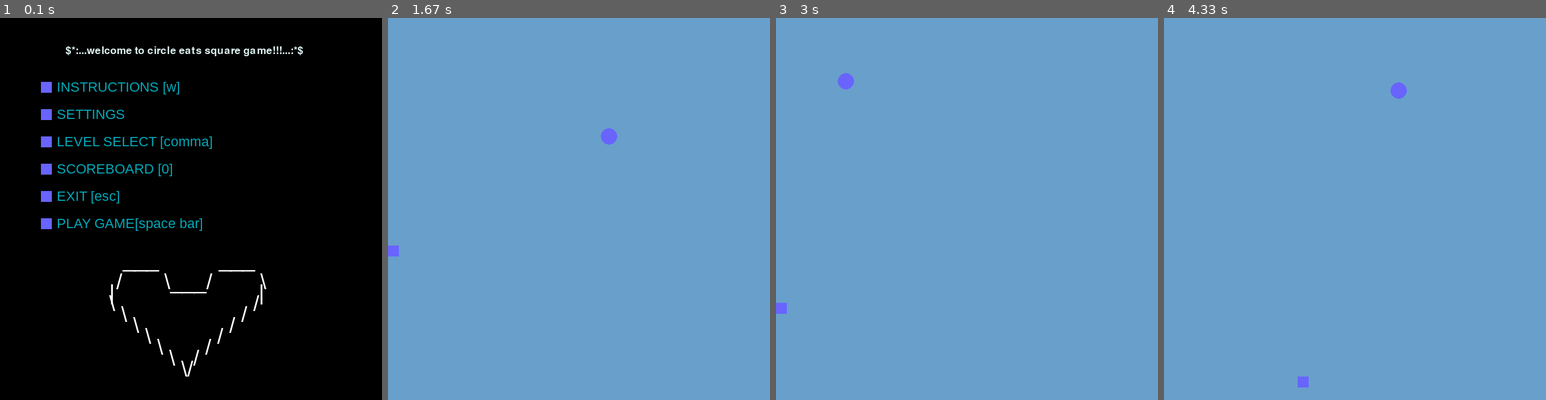
Above: before the commit, frames 1-4 (left to right).
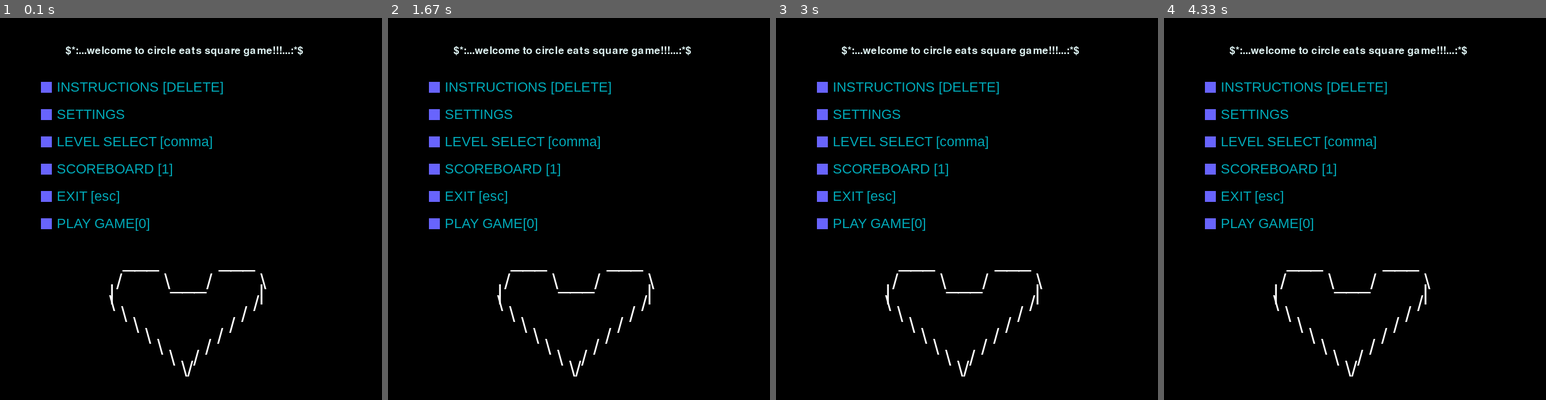
Above: after the commit, the same moments.

Repository: michelleakins/blocke_gamedesign
Game: pygame game, started from circleeatsquare.py
Two runs of this game, one before a commit and one after it. Both use one fixed random seed, a clock stepped at 60 frames per second and the inputs below.
Inputs:
- Up to frame 1 (0.1 s): no input
- Up to frame 2 (1.67 s): tap Space at 0.33 s; hold Left 0.67-1.2 s; hold A 0.67-1.2 s
- Up to frame 3 (3 s): hold S 1.8-2.27 s; hold A 2.3-2.7 s; hold W from 2.73 s (still down)
- Up to frame 4 (4.33 s): release W at 3.1 s; hold D 3.13-3.77 s; hold S 3.8-4.17 s; hold A from 4.2 s (still down)

The runs differ from the first frame. In frame 1, 0.4% of the frame differs, in the area x 36-59%, y 16-56%; in frame 2, 100%, in the area x 0-100%, y 0-100%; in frame 3, 100%; in frame 4, 100%.

Commit message:
finished almostr

Diff:
--- a/circleeatsquare.py
+++ b/circleeatsquare.py
@@ -31,6 +31,12 @@
 pygame.display.set_caption('cirlce eats square')
 #define colors
 colors= {'light blue':[104,100,253],'baby blue':[104,159,203],'white':[255, 255, 255], 'orange':[255, 85, 0], 'purple': [48, 25, 52], 'navy': [5,31,64], 'pink':[200, 3, 75]}
+
+#circle
+radius = 15
+xc = random.randint(15, WIDTH-radius)
+yc = random.randint(15, HEIGHT-radius)
+
 
 randColor = random.choice(list(colors))
 
@@ -112,6 +118,8 @@
     colorcheck = True
     while colorcheck:
         randColor = random.choice(list(colors))
+        print("Color Randomization")
+        print(randColor)
         if colors.get(randColor) == background:
             print(randColor)
             print(background)
@@ -119,18 +127,17 @@
         else:
             colorcheck = False
 
+    print ("Final Color")
+    print (randColor)
+
 def playgame():
+    global xc, yc, radius, randColor
     check = True
     while check:
-        #circle variables
-        radius = 15
-        xc = random.randint(15, WIDTH-radius)
-        yc = random.randint(15, HEIGHT-radius)
         MAX = 10
         jumpcount = 10
         JUMP = False
         # writeText()
-        # pygame.draw.circle(screen, cr_color, (xc, yc), radius)
         screen.fill(background)
         for case in pygame.event.get():
             if case.type == pygame.QUIT:
@@ -157,6 +164,7 @@
                 jumpcount = MAX
                 JUMP = False
         #finished circle
+
         if keys[pygame.K_LEFT] and xc >=radius + move:
             xc -= move
         if keys[pygame.K_RIGHT] and xc < WIDTH - (radius +move):
@@ -166,18 +174,21 @@
         if keys[pygame.K_DOWN] and yc < HEIGHT - (radius + move):
             yc += move
 
-        checkcollide = square.collidepoint((xc, yc,))
+
+        checkcollide = square.collidepoint(( xc, yc))
 
         if checkcollide:
             square.x = random.randint(wbox, WIDTH-radius)
             square.y = random.randint(hbox, HEIGHT-radius)
             changecolor()
+            print("OUT OF THE FUNCTION")
+            print(randColor)
             radius += move
         if radius > 200:
             quit()
         # if pos(square.x) == pos(square.y):
         #     print("CIRCLE ATE SQUARE")
-        pygame.draw.rect(screen, sq_color, square)
+        pygame.draw.rect(screen, randColor, square)
         pygame.draw.circle(screen, cr_color, (xc, yc), radius)
         pygame.display.update()
         pygame.time.delay(10)
@@ -192,9 +203,9 @@
                 check = False
                 quit()
         keys = pygame.key.get_pressed()
-        if keys[pygame.K_SPACE]:
+        if keys[pygame.K_0]:
             playgame()
-        if keys[pygame.K_w]:
+        if keys[pygame.K_DELETE]:
             screen.fill((0,0,0))
             instructions()
             check = False
@@ -205,7 +216,7 @@
         screen.fill((0,0,0))
         screen.blit(text,(120,50))
         pygame.draw.rect(screen, sq_color, square)
-        menuList=['INSTRUCTIONS [w]',"SETTINGS","LEVEL SELECT [comma] ",'SCOREBOARD [0]','EXIT [esc]', "PLAY GAME[space bar]"]
+        menuList=['INSTRUCTIONS [DELETE]',"SETTINGS","LEVEL SELECT [comma] ",'SCOREBOARD [1]','EXIT [esc]', "PLAY GAME[0]"]
         TextY = 112
         for i in range(6):
             message = menuList[i]
@@ -253,4 +264,5 @@
 
         pygame.time.delay(10)
 
+
 mainmenu()
